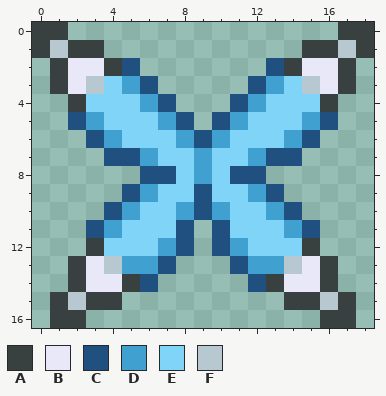
Two states of a pixel-art sprite, Items/Accessories/Wings/BlossomWings.png. The picture above was drawn from the file before the commit.
The file is 38x34 pixels, drawn in blocks of 2x2; one block is one cell here.
Palette (. is transparent): A #384040  B #e8e8f8  C #205080  D #40a0d0  E #80d4f8  F #b8c8d0
Pixels before, first column x 0:
 0 AA...............AA
 1 AFAA...........AAFA
 2 .ABBAC.......CABBA.
 3 .ABFEDC.....CDEFBA.
 4 ..AEEEDC...CDEEEA..
 5 ..CDEEEDC.CDEEEDC..
 6 ...CDEEEDCDEEEDC...
 7 ....CCDEEDEEDCC....
 8 ......CCEDECC......
 9 .....CDEECEEDC.....
10 ....CDEEDCDEEDC....
11 ...CDEEEC.CEEEDC...
12 ...AEEEDC.CDEEEA...
13 ..ABFDDC...CDDFBA..
14 ..ABBAC.....CABBA..
15 .AFAA.........AAFA.
16 .AA.............AA.
After the commit:
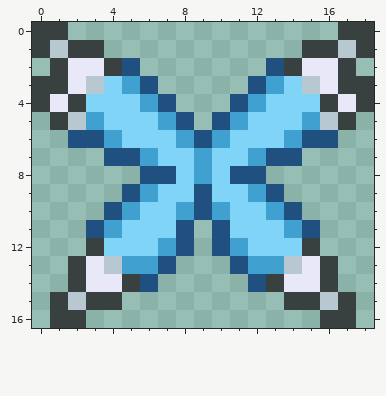
The commit says: Gave Chem's Blossom Wings a unique sprite
Change:
Changed rows in their new state; - is an unchanged pixel.
first column x 0:
 3 A-----------------A
 4 AB---------------BA
 5 -AF-------------FA-
 6 --C-------------C--
